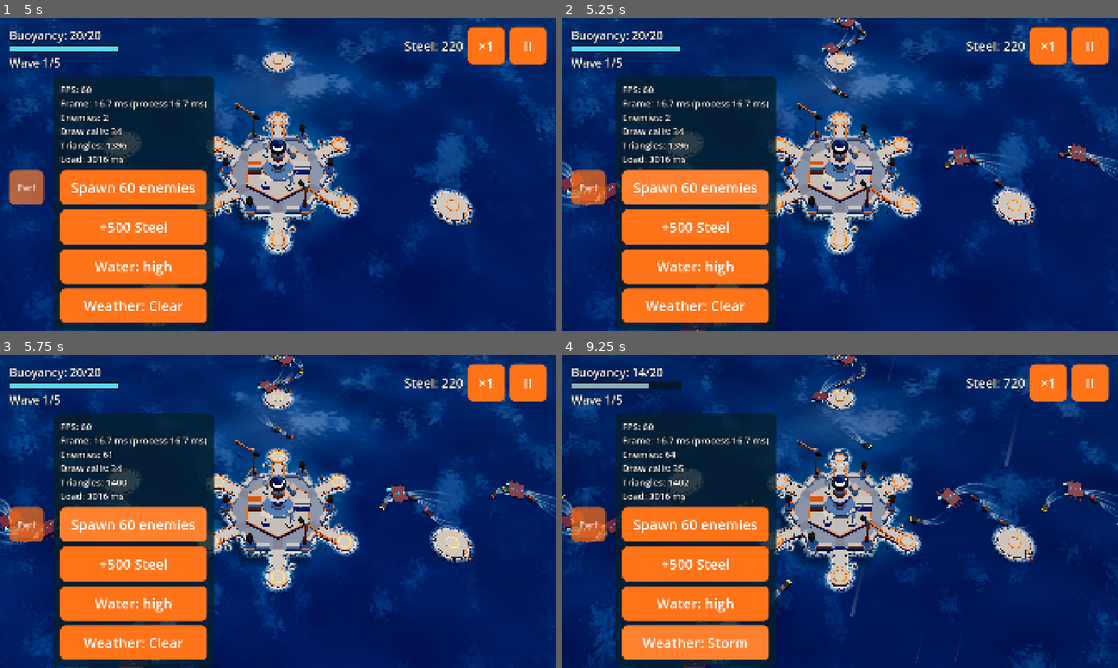
Above: before the commit, frames 1-4 (two rows, left to right).
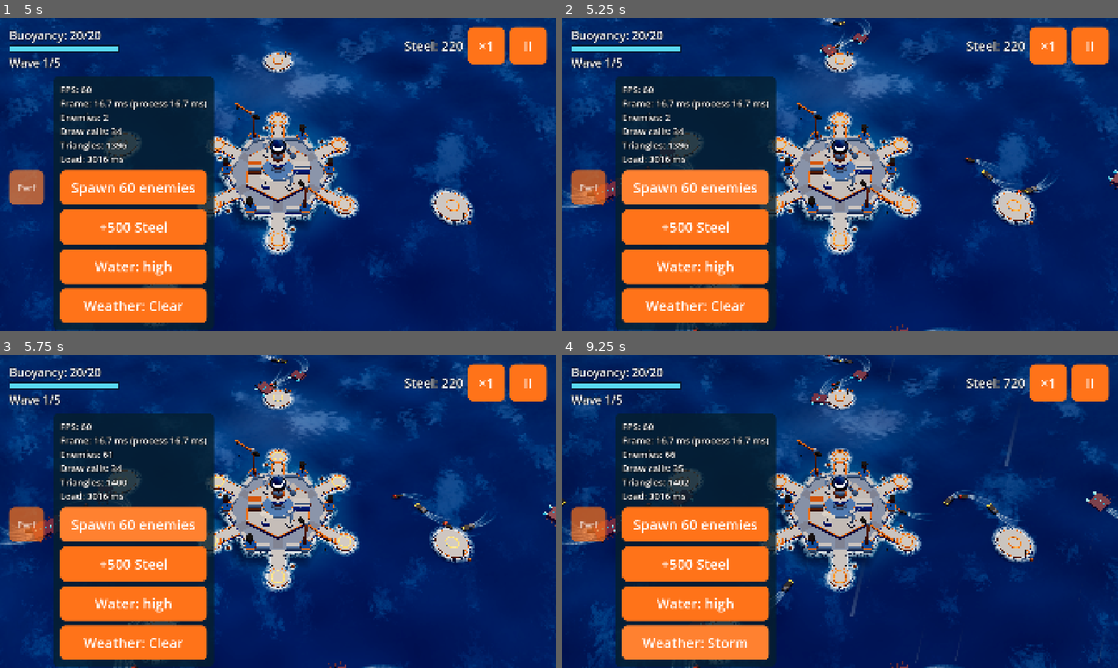
Above: after the commit, the same moments.

Repository: tinydustrystudio-hub/Hai-trinh
Game: Godot game, scene res://main/boot.tscn
Same seed, same stepped clock (60 frames per second), same inputs: the game is played once before the commit and once after it. Sound files missing from this copy of the repository are replaced by a short silence.
Inputs:
- Up to frame 1 (5 s): click "×1" at 0.5 s; click "×2" at 1.25 s; click "II" at 2 s; click "Restart" at 2.75 s; click "Call wave" at 3.5 s; click "Perf" at 4.25 s
- Up to frame 2 (5.25 s): click "Spawn 60 enemies" at 5 s
- Up to frame 3 (5.75 s): no input
- Up to frame 4 (9.25 s): click "+500 Steel" at 5.75 s; click "Water: high" at 6.5 s; click "Water: low" at 7.25 s; click "Weather: Clear" at 8 s; click "Weather: Rain" at 8.75 s

Frame 1 is identical in both runs. In frame 2, 2.1% of the frame differs, in the area x 0-100%, y 0-100%; in frame 3, 2.2%; in frame 4, 4.2%.

Commit message:
Góp ý 5: địch xê dịch tự nhiên quanh luồng; số đảo vệ tinh theo màn
- Mỗi địch có đường lượn riêng (±1,2 đơn vị, bước sóng 24–44), mũi tàu xoay
  theo; tốc độ dọc luồng như nhau; vệt bọt bám theo đường thật.
- MapLayout: satellite_free_count, satellite_max_count (màn 1: 4/8); ghi đề
  xuất cho 8 nhiệm vụ Hồi I và GDD 5.4.

Co-Authored-By: Claude Sonnet 5.5 <noreply@anthropic.com>
Claude-Session: https://claude.ai/code/session_017DSNC8MWevobFBo6fQDEF6

Diff:
--- a/core/data/combat_rules.gd
+++ b/core/data/combat_rules.gd
@@ -3,6 +3,13 @@
 ## Luật chung của trận (GDD mục 3.1): quy đổi bậc giáp 0–5 sang tỉ lệ giảm sát thương.
 
 @export var armor_tiers: PackedFloat32Array = PackedFloat32Array([0.0, 0.1, 0.2, 0.35, 0.5, 0.65])
+
+@export_group("Xê dịch của địch")
+## Mỗi địch lượn nhẹ sang hai bên đường luồng (đơn vị Godot) để đàn trông tự nhiên; tốc độ dọc luồng không đổi.
+@export var wander_amplitude: float = 1.2
+## Bước sóng của đường lượn (đơn vị Godot dọc luồng): mỗi địch chọn ngẫu nhiên trong khoảng này.
+@export var wander_wavelength_min: float = 24.0
+@export var wander_wavelength_max: float = 44.0
 
 @export_group("Giãn cách địch")
 ## Khoảng trống tối thiểu giữa hai thân tàu, tính theo kích thước thân, cho địch yếu nhất (góp ý 4: ít nhất 1/2).
--- a/core/data/map_layout.gd
+++ b/core/data/map_layout.gd
@@ -27,6 +27,12 @@
 @export var satellite_radius: float = 4.0
 ## Hướng từ mặt nước tới mặt trời (nắng chiếu từ một hướng).
 @export var sun_direction: Vector3 = Vector3(0.45, 0.6, -0.65)
+
+@export_group("Đảo vệ tinh của màn")
+## Số đảo vệ tinh cấp sẵn đầu màn (đặt miễn phí). 0 = dùng đúng số đảo đã đặt sẵn trong satellite_centers.
+@export var satellite_free_count: int = 0
+## Số đảo vệ tinh tối đa người chơi được đặt ở màn này, gồm cả đảo cấp sẵn và đảo mua thêm (GDD mục 5.4).
+@export var satellite_max_count: int = 8
 
 @export_group("Bệ và luồng")
 ## Tâm của từng bệ lô cốt.
@@ -71,6 +77,16 @@
 	return -1
 
 
+## Số đảo cấp sẵn thật sự.
+func free_satellites() -> int:
+	return satellite_free_count if satellite_free_count > 0 else satellite_centers.size()
+
+
+## Số đảo mua thêm được ở màn này.
+func extra_satellites() -> int:
+	return maxi(satellite_max_count - free_satellites(), 0)
+
+
 func lane_count() -> int:
 	return lane_points.size()
 
--- a/data/combat_rules.tres
+++ b/data/combat_rules.tres
@@ -8,3 +8,6 @@
 spacing_base_ratio = 0.5
 spacing_per_doubling = 0.25
 spacing_reference_health = 60.0
+wander_amplitude = 1.2
+wander_wavelength_min = 24.0
+wander_wavelength_max = 44.0
--- a/data/maps/north_dock_layout.tres
+++ b/data/maps/north_dock_layout.tres
@@ -12,6 +12,8 @@
 fortress_radius = 14.0
 satellite_centers = PackedVector3Array(0, 0, -46, 44, 0, 10, -44, 0, -10, -26, 0, 34)
 satellite_radius = 4.0
+satellite_free_count = 4
+satellite_max_count = 8
 sun_direction = Vector3(0.45, 0.6, -0.65)
 pad_positions = PackedVector3Array(16.89, 0, 9.75, 0, 0, 19.5, -16.89, 0, 9.75, -16.89, 0, -9.75, -0, 0, -19.5, 16.89, 0, -9.75, 0, 0, -46, 44, 0, 10, -44, 0, -10, -26, 0, 34)
 lane_name_keys = Array[StringName]([&"LANE_NORTH", &"LANE_EAST", &"LANE_WEST", &"LANE_SOUTH"])
--- a/enemies/enemy.gd
+++ b/enemies/enemy.gd
@@ -29,6 +29,10 @@
 
 var _body: MeshInstance3D
 var _bob_phase: float = 0.0
+## Đường lượn riêng (góp ý 5): biên độ, hai tần số và hai pha; biên độ 0 là đi đúng giữa luồng.
+var _wander_amplitude: float = 0.0
+var _wander_freq: Vector2 = Vector2.ONE
+var _wander_phase: Vector2 = Vector2.ZERO
 
 
 func _init() -> void:
@@ -39,6 +43,40 @@
 	add_child(_body)
 	visible = false
 	set_process(false)
+
+
+## Đặt đường lượn riêng cho địch này từ bộ số ngẫu nhiên rng và luật chung RULES.
+func set_wander(rng: RandomNumberGenerator) -> void:
+	_wander_amplitude = RULES.wander_amplitude * rng.randf_range(0.55, 1.0)
+	var first: float = TAU / rng.randf_range(RULES.wander_wavelength_min, RULES.wander_wavelength_max)
+	var second: float = TAU / rng.randf_range(RULES.wander_wavelength_min * 0.5, RULES.wander_wavelength_max * 0.7)
+	_wander_freq = Vector2(first, second)
+	_wander_phase = Vector2(rng.randf() * TAU, rng.randf() * TAU)
+
+
+## Độ lệch ngang do đường lượn tại quãng đường dist, và độ dốc của nó (đạo hàm theo dist).
+func wander_at(dist: float) -> Vector2:
+	var a: float = _wander_freq.x * dist + _wander_phase.x
+	var b: float = _wander_freq.y * dist + _wander_phase.y
+	var offset: float = _wander_amplitude * (0.65 * sin(a) + 0.35 * sin(b))
+	var slope: float = _wander_amplitude * (0.65 * _wander_freq.x * cos(a) + 0.35 * _wander_freq.y * cos(b))
+	return Vector2(offset, slope)
+
+
+## Hướng mũi tàu khi ở quãng đường dist (đã tính đường lượn).
+func heading_at(dist: float) -> Vector3:
+	var along: Vector3 = lane.direction_at(dist)
+	var side: Vector3 = Vector3(-along.z, 0.0, along.x)
+	return (along + side * wander_at(dist).y).normalized()
+
+
+## Bỏ đường lượn: đi đúng giữa luồng (cho test và cảnh thử cần vị trí chính xác).
+func clear_wander() -> void:
+	_wander_amplitude = 0.0
+
+
+func wander_amplitude() -> float:
+	return _wander_amplitude
 
 
 ## Đưa địch vào trận ở đầu luồng.
@@ -52,6 +90,7 @@
 	status.clear()
 	counts_for_wave = false
 	_bob_phase = bob_phase
+	_wander_amplitude = 0.0
 	_body.mesh = EnemyMeshes.mesh_for(enemy_data)
 	active = true
 	visible = true
@@ -113,9 +152,12 @@
 
 
 func _place(wave_height: float) -> void:
-	forward = lane.direction_at(distance)
-	var side: Vector3 = Vector3(-forward.z, 0.0, forward.x)
-	var point: Vector3 = lane.position_at(distance) + side * lateral_offset
+	var along: Vector3 = lane.direction_at(distance)
+	var side: Vector3 = Vector3(-along.z, 0.0, along.x)
+	var wander: Vector2 = wander_at(distance)
+	# Mũi tàu xoay theo đường lượn: đi lệch sang bên thì quay nhẹ về phía đó.
+	forward = (along + side * wander.y).normalized()
+	var point: Vector3 = lane.position_at(distance) + side * (lateral_offset + wander.x)
 	point.y = wave_height
 	position = point
 	var roll: float = sin(_bob_phase + distance * 0.7) * ROLL_AMOUNT
--- a/enemies/enemy_pool.gd
+++ b/enemies/enemy_pool.gd
@@ -73,6 +73,7 @@
 	var enemy: Enemy = _free.pop_back()
 	var offset: float = _rng.randf_range(-LATERAL_SPREAD, LATERAL_SPREAD)
 	enemy.spawn(data, lane, offset, _rng.randf_range(0.0, TAU), start_distance)
+	enemy.set_wander(_rng)
 	enemy.serial = _next_serial
 	_next_serial += 1
 	active.append(enemy)
@@ -261,7 +262,7 @@
 		# Vệt chỉ dài bằng quãng tàu đã đi, để không vẽ ra ngoài đầu luồng.
 		var wake_length: float = minf(length * WAKE_LENGTH, enemy.distance - stern)
 		if wake_length > 0.5:
-			var back: Vector3 = enemy.lane.direction_at(enemy.distance - stern - wake_length)
+			var back: Vector3 = enemy.heading_at(enemy.distance - stern - wake_length)
 			var curvature: float = wake_curvature(yaw, back, wake_length)
 			wakes.set_instance_transform(wake_count, Transform3D(yaw, ground - forward * stern))
 			wakes.set_instance_custom_data(wake_count, Color(curvature, length * 0.5 * WAKE_WIDTH, wake_length, 0.0))
--- a/tests/test_enemy_pool.gd
+++ b/tests/test_enemy_pool.gd
@@ -65,13 +65,14 @@
 	add_child_autofree(bend)
 	var enemy: Enemy = _pool.acquire(SKIFF, bend, 30.0)
 	enemy.lateral_offset = 0.0
+	enemy.clear_wander()
 	_pool.advance(0.01)
 	assert_eq(_pool.get_node("Wakes").multimesh.visible_instance_count, 1)
 	var length: float = SKIFF.size_cells * MapLayout.UNITS_PER_CELL
 	var stern: float = length * 0.45
 	var wake_length: float = length * EnemyPool.WAKE_LENGTH
 	var yaw: Basis = Basis.looking_at(enemy.forward, Vector3.UP)
-	var back: Vector3 = bend.direction_at(enemy.distance - stern - wake_length)
+	var back: Vector3 = enemy.heading_at(enemy.distance - stern - wake_length)
 	var curvature: float = EnemyPool.wake_curvature(yaw, back, wake_length)
 	assert_ne(curvature, 0.0, "tàu đang ở khúc quanh: vệt phải cong")
 	var origin: Vector3 = Vector3(enemy.position.x, 0.0, enemy.position.z) - enemy.forward * stern
@@ -101,3 +102,17 @@
 	_pool.advance(0.01)
 	assert_eq(_pool.get_node("Wakes").multimesh.visible_instance_count, 0)
 	assert_not_null(enemy)
+
+
+func test_wake_follows_the_wandering_path() -> void:
+	# Địch lượn sang hai bên: hướng ở cuối vệt khác hướng luồng, vệt cong theo đường thật.
+	var straight: Lane = Lane.new()
+	straight.setup(2, PackedVector3Array([Vector3(0, 0, -100), Vector3(0, 0, 100)]), &"LANE_NORTH")
+	add_child_autofree(straight)
+	var enemy: Enemy = _pool.acquire(SKIFF, straight, 60.0)
+	var differs: bool = false
+	for k: int in 40:
+		var heading: Vector3 = enemy.heading_at(20.0 + float(k) * 3.0)
+		if heading.distance_to(straight.direction_at(20.0)) > 0.02:
+			differs = true
+	assert_true(differs, "hướng mũi tàu lượn theo đường lượn")
--- a/tests/test_map_layout.gd
+++ b/tests/test_map_layout.gd
@@ -122,3 +122,17 @@
 		for center: Vector3 in LAYOUT.satellite_centers:
 			nearest = minf(nearest, lane.distance_to(center))
 		assert_lte(nearest, MIN_TOWER_RANGE_CELLS * MapLayout.UNITS_PER_CELL, "luồng %d có đảo vệ tinh canh" % lane.lane_index)
+
+
+func test_satellite_counts_follow_level_rules() -> void:
+	# GDD mục 5.4: màn 1 cấp sẵn 4 đảo, đặt tối đa 8; các đảo cấp sẵn nằm trong bố cục.
+	assert_eq(LAYOUT.free_satellites(), 4)
+	assert_eq(LAYOUT.satellite_max_count, 8)
+	assert_eq(LAYOUT.extra_satellites(), 4)
+	assert_gte(LAYOUT.satellite_centers.size(), LAYOUT.free_satellites())
+	assert_lte(LAYOUT.free_satellites(), LAYOUT.satellite_max_count)
+	var open_layout: MapLayout = MapLayout.new()
+	open_layout.satellite_centers = PackedVector3Array([Vector3.ZERO, Vector3(1, 0, 1)])
+	assert_eq(open_layout.free_satellites(), 2, "không khai báo thì dùng số đảo đã đặt")
+	open_layout.satellite_max_count = 1
+	assert_eq(open_layout.extra_satellites(), 0)
--- /dev/null
+++ b/tests/test_wander.gd
@@ -0,0 +1,72 @@
+extends GutTest
+## Xê dịch của địch (góp ý 5): mỗi địch lượn nhẹ quanh đường luồng bằng đường lượn riêng; hướng và đường đi
+## vẫn theo luồng, tốc độ dọc luồng của cùng một loại địch như nhau.
+
+const SKIFF: EnemyData = preload("res://data/enemies/raider_skiff.tres")
+const RULES: CombatRules = preload("res://data/combat_rules.tres")
+
+var _lane: Lane
+var _pool: EnemyPool
+
+
+func before_each() -> void:
+	_lane = Lane.new()
+	_lane.setup(0, PackedVector3Array([Vector3(-150, 0, 0), Vector3(150, 0, 0)]), &"LANE_EAST")
+	add_child_autofree(_lane)
+	_pool = add_child_autofree(EnemyPool.new())
+
+
+func test_each_enemy_gets_its_own_path() -> void:
+	var a: Enemy = _pool.acquire(SKIFF, _lane, 100.0)
+	var b: Enemy = _pool.acquire(SKIFF, _lane, 100.0)
+	assert_gt(a.wander_amplitude(), 0.0)
+	assert_ne(a.wander_at(40.0), b.wander_at(40.0), "hai địch lượn khác nhau")
+	assert_ne(a.wander_at(40.0), a.wander_at(60.0), "và đổi dần theo quãng đường")
+
+
+func test_wander_stays_inside_amplitude_and_follows_lane() -> void:
+	var enemy: Enemy = _pool.acquire(SKIFF, _lane, 0.0)
+	var widest: float = 0.0
+	for k: int in 200:
+		enemy.distance = float(k) * 1.2
+		enemy._place(0.0)
+		# Lane chạy dọc trục x: lệch ngang là độ lệch theo z (lệch cố định cộng đường lượn).
+		widest = maxf(widest, absf(enemy.position.z))
+		assert_lte(absf(enemy.position.z), EnemyPool.LATERAL_SPREAD + RULES.wander_amplitude + 0.001)
+	assert_gt(widest, 0.2, "có lượn thật")
+
+
+func test_heading_tilts_toward_the_side_it_moves() -> void:
+	var enemy: Enemy = _pool.acquire(SKIFF, _lane, 0.0)
+	var maximum: float = 0.0
+	for k: int in 200:
+		var heading: Vector3 = enemy.heading_at(float(k) * 1.2)
+		assert_almost_eq(heading.length(), 1.0, 0.0001)
+		assert_gt(heading.x, 0.8, "vẫn đi theo luồng, không quay ngược hay ngang")
+		maximum = maxf(maximum, absf(heading.z))
+	assert_gt(maximum, 0.03)
+	assert_lt(maximum, 0.5, "chỉ xoay nhẹ")
+
+
+func test_speed_along_lane_is_the_same_for_all() -> void:
+	var a: Enemy = _pool.acquire(SKIFF, _lane, 10.0)
+	var b: Enemy = _pool.acquire(SKIFF, _lane, 10.0)
+	var before: float = a.distance
+	a.advance(2.0, 0.0)
+	b.advance(2.0, 0.0)
+	assert_almost_eq(a.distance - before, SKIFF.speed_units() * 2.0, 0.0001)
+	assert_almost_eq(a.distance, b.distance, 0.0001, "cùng loại cùng luồng cùng tốc độ dọc luồng")
+
+
+func test_clear_wander_goes_straight() -> void:
+	var enemy: Enemy = _pool.acquire(SKIFF, _lane, 20.0)
+	enemy.lateral_offset = 0.0
+	enemy.clear_wander()
+	assert_eq(enemy.wander_at(33.0), Vector2.ZERO)
+	enemy._place(0.0)
+	assert_almost_eq(enemy.position.z, 0.0, 0.0001)
+
+
+func test_wander_is_data_driven() -> void:
+	assert_gt(RULES.wander_amplitude, 0.0)
+	assert_lt(RULES.wander_wavelength_min, RULES.wander_wavelength_max)
Not shown, changed: docs/gdd.md
